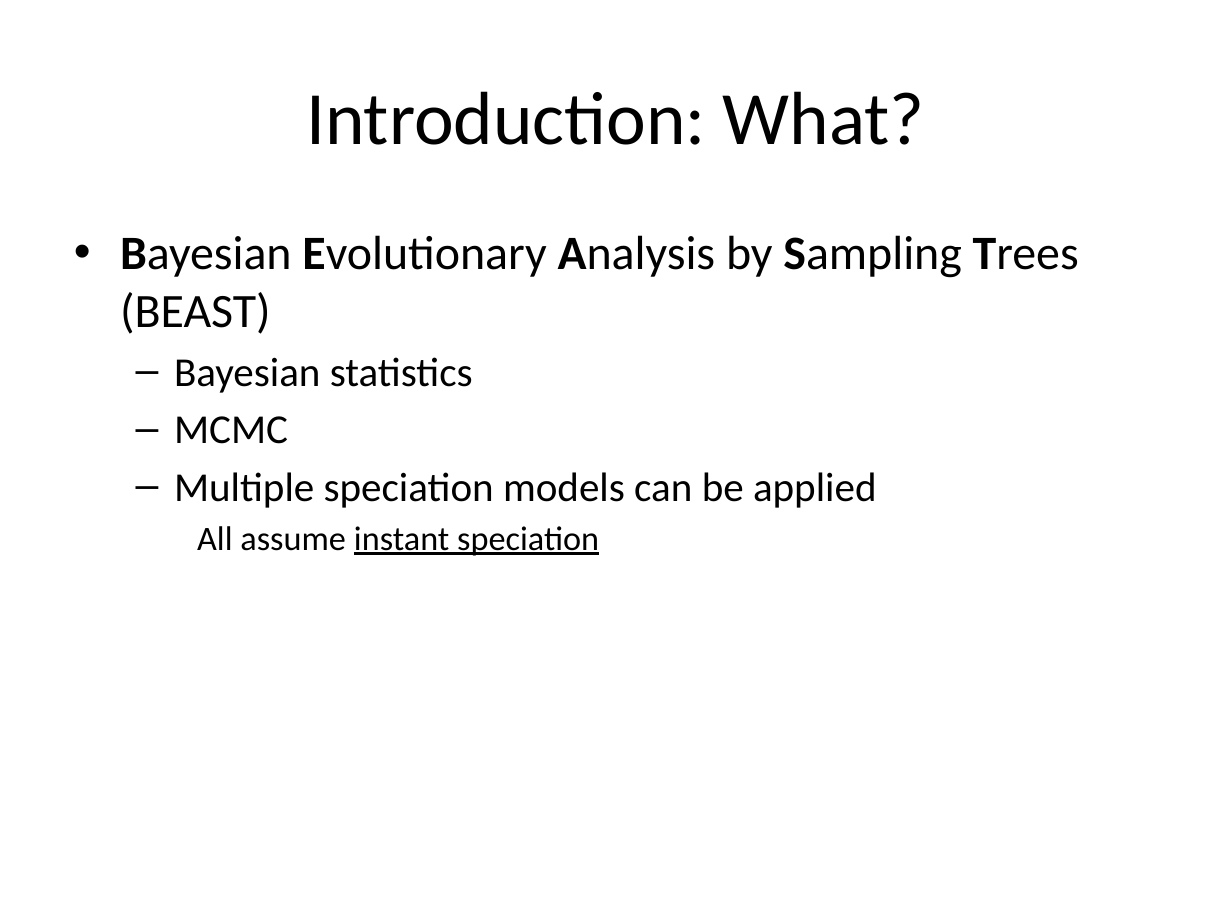
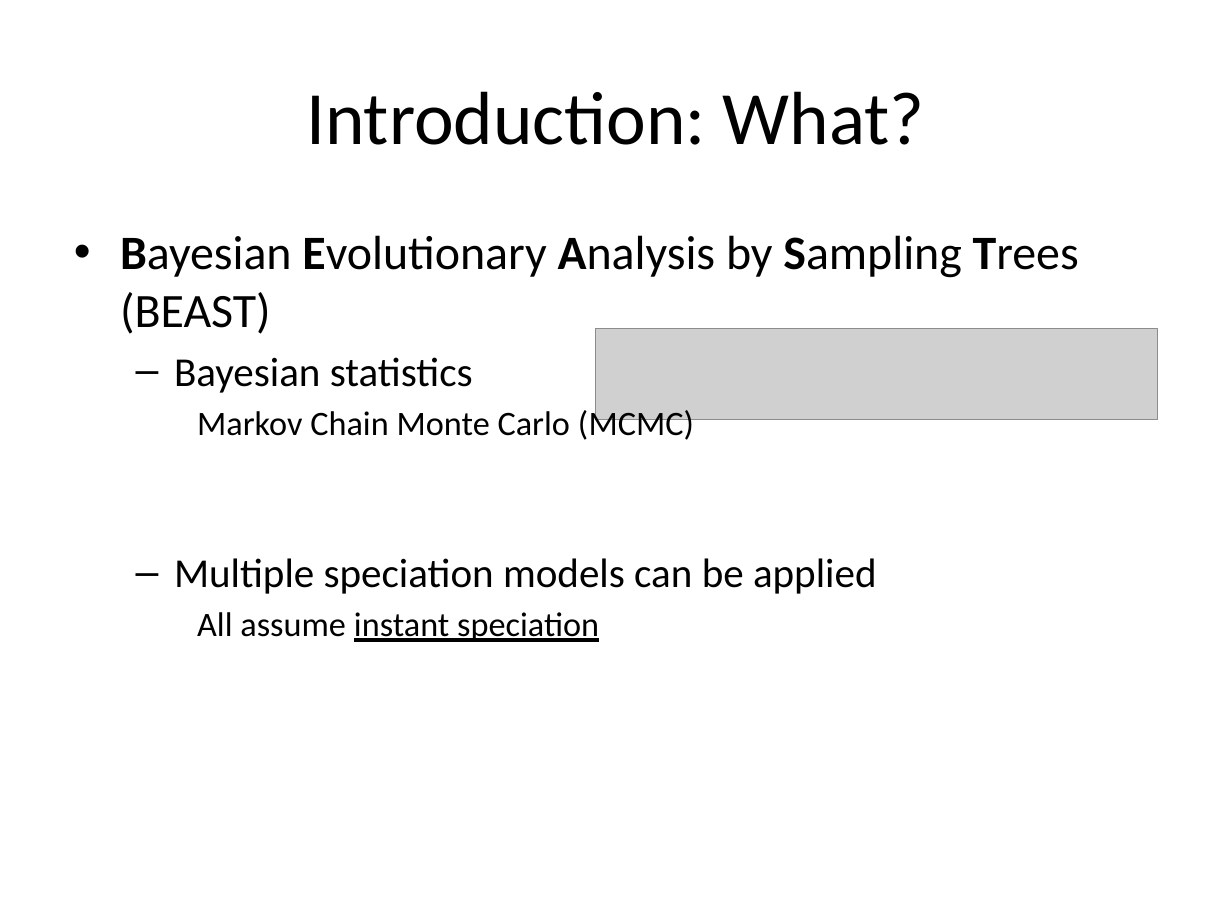
Before and after one commit to richelbilderbeek/Cer2016, a slide deck: slide 4 of doc/Cer2016_Femke Thon & Jolien Gay_V2.1.pptx. Drawn at 1232x924 pixels with LibreOffice and Linux fonts; fonts in the diff are those of the drawing; grey boxes stand for pictures. Boxes give left, top, right and bottom in pixels: in the first picture for what was removed or moved away, otherwise in the second. Text is boxed around its words. In the diff, an @@ line names an element or a change of style, - is before the commit and + after.

```diff
--- a/doc/Cer2016_Femke Thon & Jolien Gay_V2.1.pptx
+++ b/doc/Cer2016_Femke Thon & Jolien Gay_V2.1.pptx
@@ picture added at [595,329,1157,420] @@
@@ text at [197,407,694,440]: text changed; size 24 to 20 pt @@
-  – MCMC
+    Markov Chain Monte Carlo (MCMC)
```
Also in this commit, not shown: 2 other slides changed.
